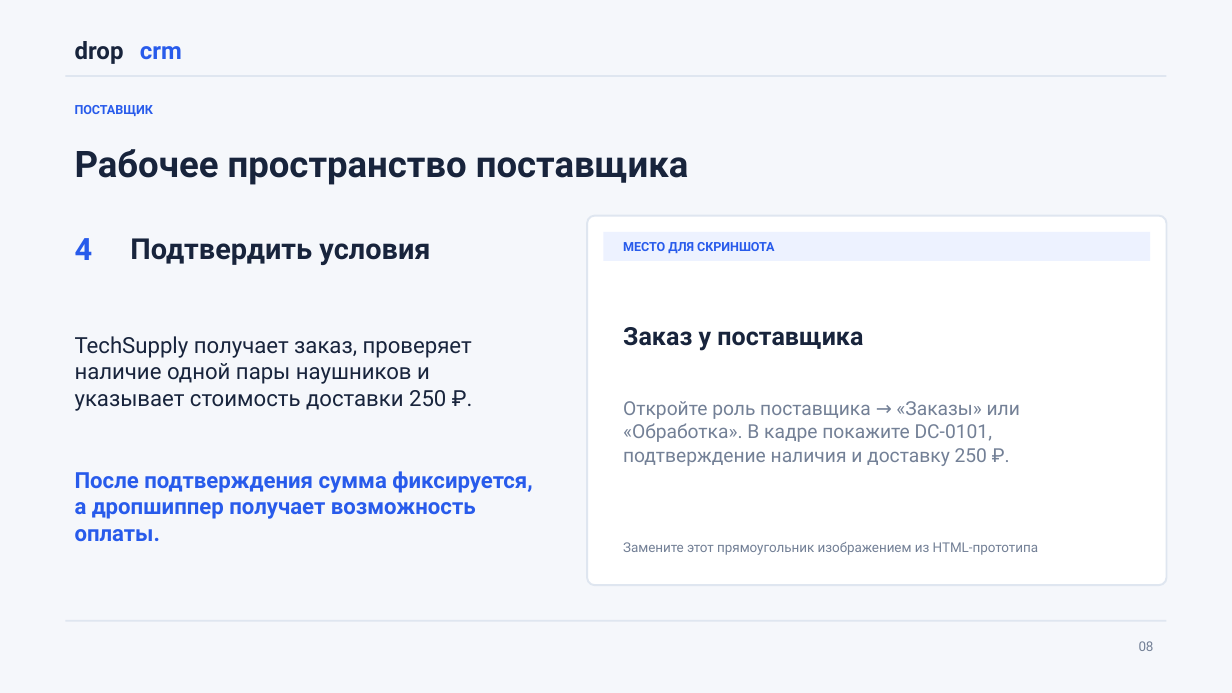
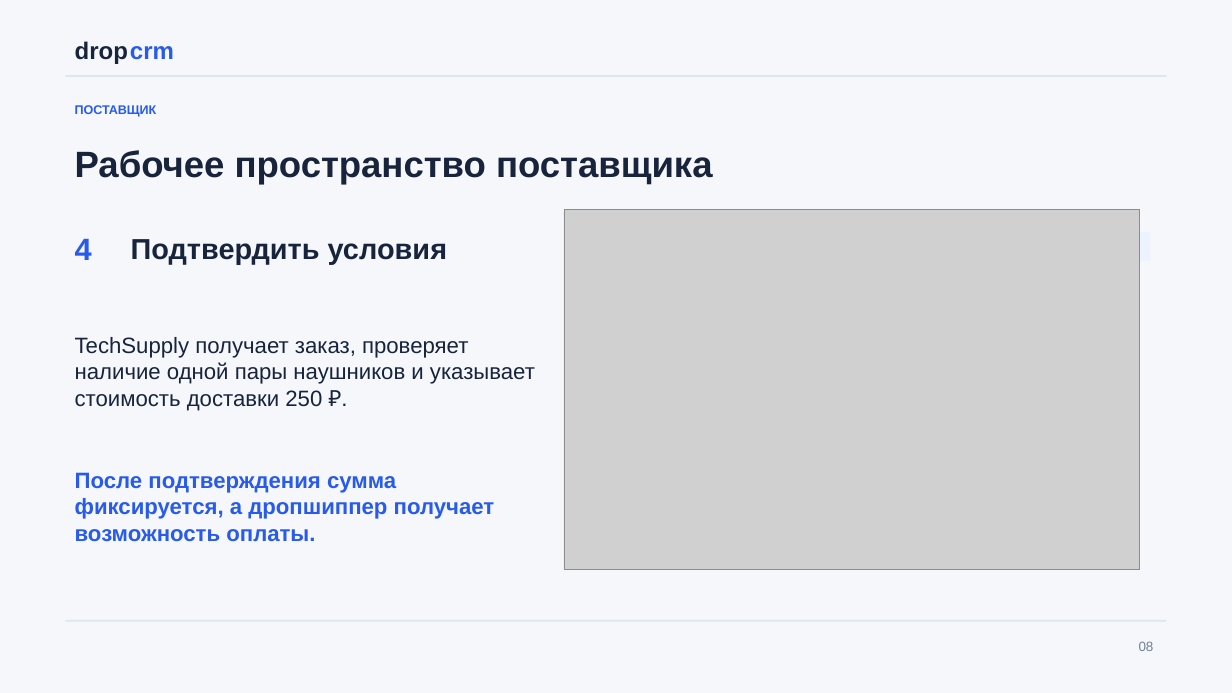
Before and after one commit to wertyqazx/DropCRM, a slide deck: slide 8 of DropCRM_Presentation_2026.pptx. Drawn at 1232x693 pixels with LibreOffice and Linux fonts; fonts in the diff are those of the drawing; grey boxes stand for pictures. Boxes give left, top, right and bottom in pixels: in the first picture for what was removed or moved away, otherwise in the second. Text is boxed around its words. In the diff, an @@ line names an element or a change of style, - is before the commit and + after.

```diff
--- a/DropCRM_Presentation_2026.pptx
+++ b/DropCRM_Presentation_2026.pptx
@@ font Roboto to Arial in 9 elements at bbox=[66, 32, 139, 66], bbox=[75, 105, 157, 117], bbox=[75, 150, 713, 184], bbox=[1139, 641, 1154, 651], bbox=[75, 238, 92, 260], bbox=[131, 239, 448, 265], bbox=[75, 337, 535, 411], bbox=[75, 472, 495, 542], bbox=[121, 32, 189, 66] @@
@@ text "crm": place and size @@
-text "crm" at bbox=[140, 46, 182, 60]
+text "crm" at bbox=[121, 32, 189, 66]
@@ picture added at bbox=[564, 210, 1140, 569] @@
@@ rounded rectangle removed at bbox=[587, 215, 1166, 585] @@
@@ text removed at bbox=[623, 242, 774, 253] @@
-МЕСТО ДЛЯ СКРИНШОТА
@@ text removed at bbox=[623, 327, 863, 351] @@
-Заказ у поставщика
@@ text removed at bbox=[623, 401, 1020, 466] @@
-Откройте роль поставщика → «Заказы» или «Обработка». В кадре покажите DC-0101, подтверждение наличия и доставку 250 ₽.
@@ text removed at bbox=[623, 542, 1039, 555] @@
-Замените этот прямоугольник изображением из HTML-прототипа
```
Also in this commit, not shown: 16 other slides changed.
